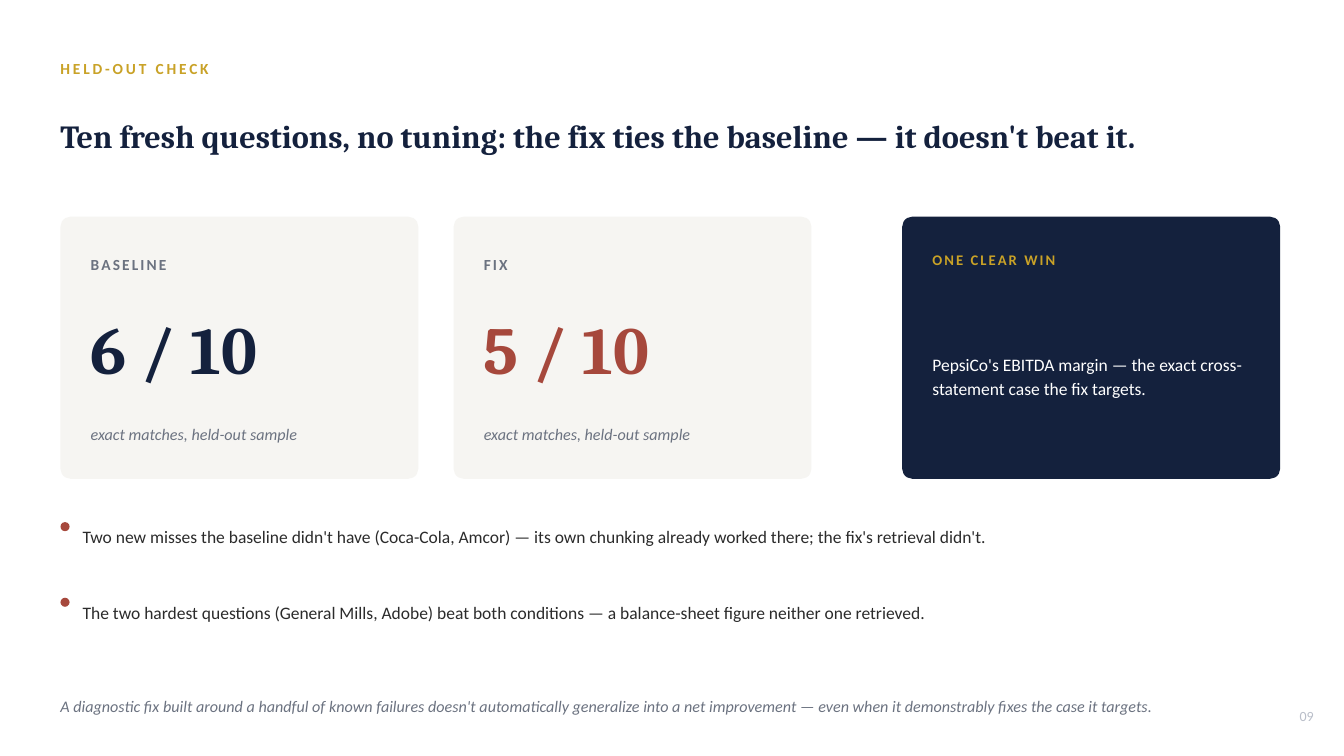
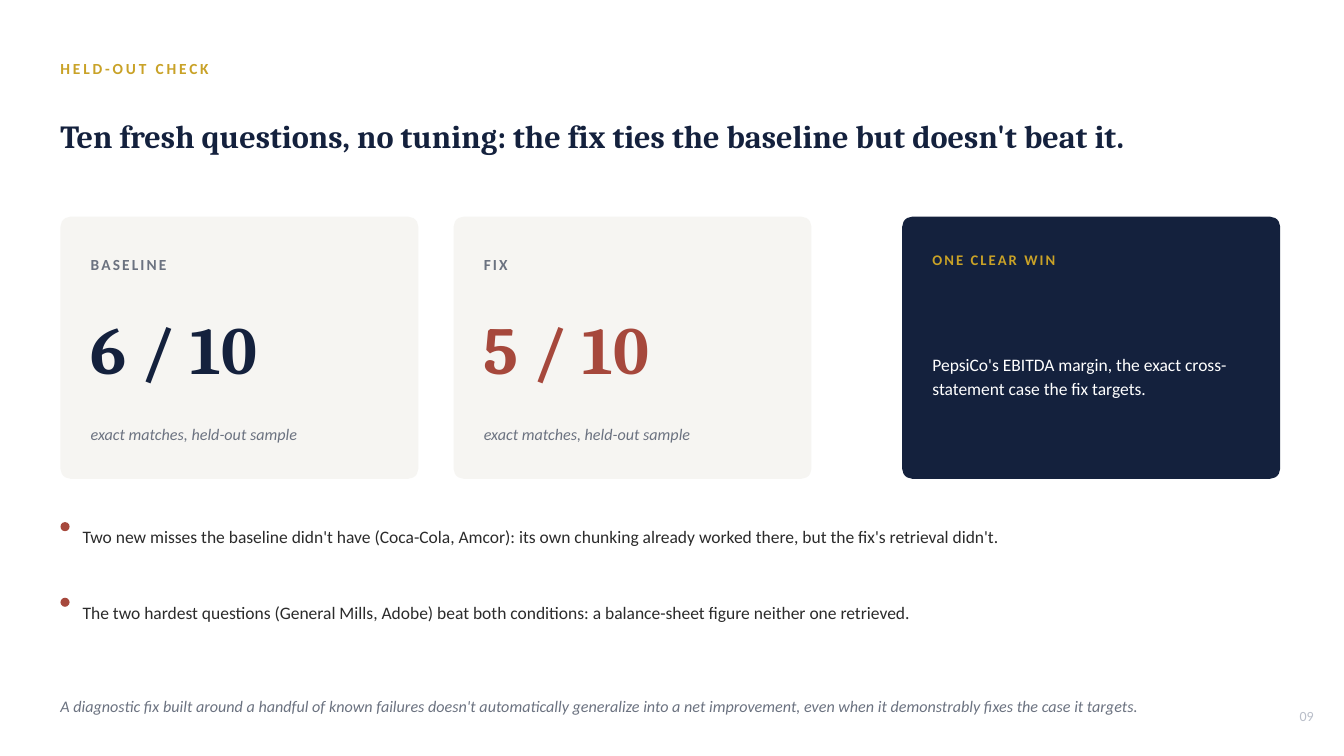
Before and after one commit to nv78/Research-semanticchunking, a slide deck: slide 9 of FinanceBench_Ablation_Deck.pptx. Drawn at 1344x756 pixels with LibreOffice and Linux fonts; fonts in the diff are those of the drawing. Boxes give left, top, right and bottom in pixels: in the first picture for what was removed or moved away, otherwise in the second. Text is boxed around its words. In the diff, an @@ line names an element or a change of style, - is before the commit and + after.

```diff
--- a/FinanceBench_Ablation_Deck.pptx
+++ b/FinanceBench_Ablation_Deck.pptx
@@ text at bbox=[60, 125, 1125, 155]: text changed @@
-Ten fresh questions, no tuning: the fix ties the baseline — it doesn't beat it.
+Ten fresh questions, no tuning: the fix ties the baseline but doesn't beat it.
@@ text at bbox=[932, 359, 1226, 398]: text changed @@
-PepsiCo's EBITDA margin — the exact cross-statement case the fix targets.
+PepsiCo's EBITDA margin, the exact cross-statement case the fix targets.
@@ text at bbox=[83, 530, 999, 546]: text changed @@
-Two new misses the baseline didn't have (Coca-Cola, Amcor) — its own chunking already worked there; the fix's retrieval didn't.
+Two new misses the baseline didn't have (Coca-Cola, Amcor): its own chunking already worked there, but the fix's retrieval didn't.
@@ text at bbox=[83, 606, 910, 622]: text changed @@
-The two hardest questions (General Mills, Adobe) beat both conditions — a balance-sheet figure neither one retrieved.
+The two hardest questions (General Mills, Adobe) beat both conditions: a balance-sheet figure neither one retrieved.
@@ text at bbox=[60, 701, 1138, 715]: text changed @@
-A diagnostic fix built around a handful of known failures doesn't automatically generalize into a net improvement — even when it demonstrably fixes the case it targets.
+A diagnostic fix built around a handful of known failures doesn't automatically generalize into a net improvement, even when it demonstrably fixes the case it targets.
```
Also in this commit, not shown: 13 other slides changed, 2 other files.
